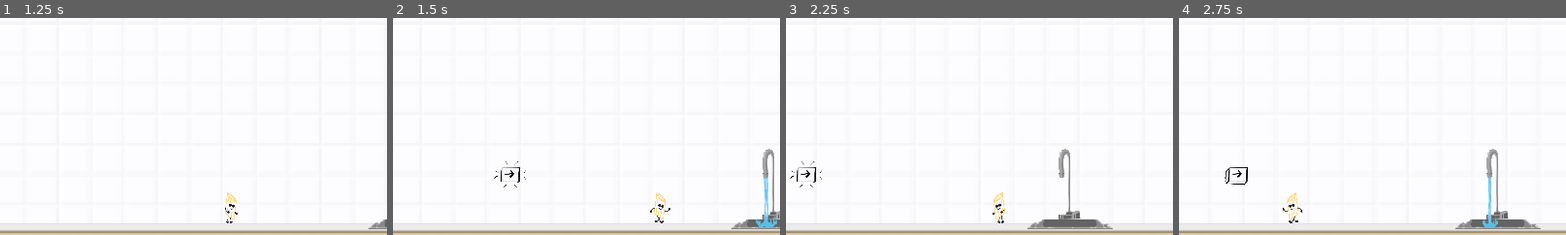
Above: before the commit, frames 1-4 (left to right).
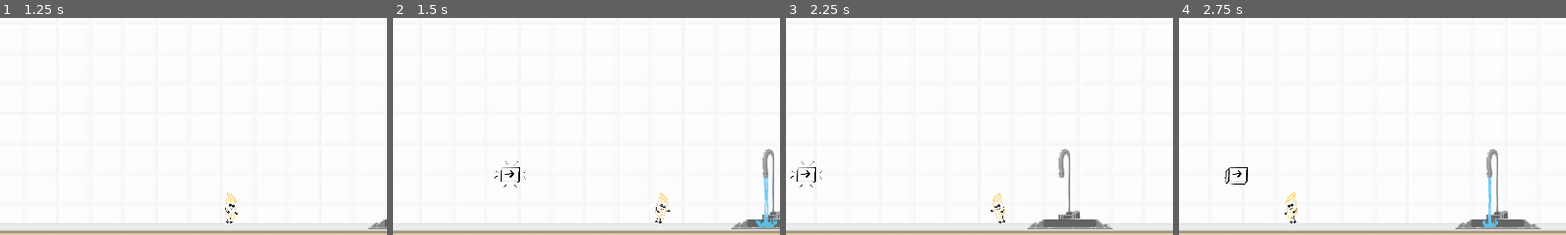
Above: after the commit, the same moments.

Repository: johannaeklundh/penneforyourlife
Game: Godot game, scene res://Assets/Scenes/IntroScene.tscn
Two runs of this game, one before a commit and one after it. Both use one fixed random seed, a clock stepped at 60 frames per second and the inputs below.
Inputs:
- Up to frame 1 (1.25 s): hold Right (move_right) from 0.53 s (still down); tap E (interact) at 0.6 s; tap Space (jump) at 0.77 s
- Up to frame 2 (1.5 s): keep holding Right (move_right); tap Enter at 1.25 s; tap E (interact) at 1.35 s
- Up to frame 3 (2.25 s): tap Space (jump) at 1.52 s; release Right (move_right) at 2.03 s; hold Left (move_left) from 2.03 s (still down); tap E (interact) at 2.1 s
- Up to frame 4 (2.75 s): keep holding Left (move_left)
The pictures show only the part of the screen within x 18-68%, y 23-73%; the shares and areas given below are measured in that part.

Frame 1 is identical in both runs. In frame 2, 0.3% of the frame differs, in the area x 66-72%, y 80-95%; in frame 3, 0.2%; in frame 4, 0.3%, in the area x 26-33%, y 80-95%.

Commit message:
pasta hit animation

Diff:
--- a/Assets/Scenes/Areas/area_1.gd
+++ b/Assets/Scenes/Areas/area_1.gd
@@ -65,7 +65,6 @@
 	if body.name == "Player":
 		call_deferred("_restart_scene")
 
-
 func show_hurt_overlay() -> void:
 	overlay.show()
 	overlay.modulate.a = 0.0
--- a/Assets/Scenes/Areas/area_1.tscn
+++ b/Assets/Scenes/Areas/area_1.tscn
@@ -228,7 +228,7 @@
 
 [node name="TileLayer" type="TileMapLayer" parent="TileMap"]
 use_parent_material = true
-tile_map_data = PackedByteArray("AABCAAIAAAABAAMAAABCAAEAAAA …(1855 unchanged characters)… ABAAMAAABDAAEAAAABAAIAAABDAAAAAAABAAEAAABLAAIAAAACAAMAAABLAAEAAAACAAIAAABLAAAAAAACAAEAAABKAAIAAAABAAMAAABKAAEAAAABAAIAAABKAAAAAAABAAEAAABJAAIAAAAAAAMAAABJAAEAAAAAAAIAAABJAAAAAAAAAAEAAAA=")
+tile_map_data = PackedByteArray("AABCAAIAAAABAAMAAABCAAEAAAA …(1855 unchanged characters)… ABAAMAAABDAAEAAAABAAIAAABDAAAAAAABAAEAAAA=")
 tile_set = ExtResource("2_6rwvx")
 
 [node name="Player" parent="." instance=ExtResource("2_3uyhe")]
@@ -458,7 +458,8 @@
 initial_velocity_max = 1000.0
 
 [node name="SpoonGoal" parent="." instance=ExtResource("21_u0xoj")]
-position = Vector2(1150, -18)
+z_index = -1
+position = Vector2(1109, -8)
 
 [connection signal="body_entered" from="Obstacle/Area2D" to="." method="_on_area_2d_body_entered"]
 [connection signal="body_entered" from="BoilingPot/Area2D" to="." method="_on_area_2d_body_entered"]
--- a/Assets/Scenes/obstacle_faucet.tscn
+++ b/Assets/Scenes/obstacle_faucet.tscn
@@ -45,7 +45,7 @@
 [node name="AnimatedSprite2D" type="AnimatedSprite2D" parent="."]
 sprite_frames = SubResource("SpriteFrames_ct3wt")
 autoplay = "default"
-frame_progress = 0.490793
+frame_progress = 0.214723
 
 [node name="FaucetCollision" type="CollisionShape2D" parent="."]
 position = Vector2(-50, -152.25)
--- a/Assets/Scenes/player.tscn
+++ b/Assets/Scenes/player.tscn
@@ -1,9 +1,18 @@
-[gd_scene load_steps=12 format=3 uid="uid://br4bmuwc5rwhj"]
+[gd_scene load_steps=15 format=3 uid="uid://br4bmuwc5rwhj"]
 
 [ext_resource type="Script" uid="uid://cy1cyiq3gmfsu" path="res://Assets/Scripts/player_controller.gd" id="1_7dd06"]
 [ext_resource type="Script" uid="uid://o414gm4wpvwf" path="res://Assets/Scripts/player_animator.gd" id="2_38rej"]
+[ext_resource type="Texture2D" uid="uid://dubsdsvu26sd4" path="res://Assets/Sprites/pastaHit.png" id="3_23lac"]
 [ext_resource type="Texture2D" uid="uid://ctexeaeea0nec" path="res://Assets/Sprites/pastaRun.png" id="4_23lac"]
 [ext_resource type="Texture2D" uid="uid://bbcvqm4df2n01" path="res://Assets/Sprites/pastaIdle.png" id="4_t1xgp"]
+
+[sub_resource type="AtlasTexture" id="AtlasTexture_ecf78"]
+atlas = ExtResource("3_23lac")
+region = Rect2(400, 0, 400, 560)
+
+[sub_resource type="AtlasTexture" id="AtlasTexture_vy5gb"]
+atlas = ExtResource("3_23lac")
+region = Rect2(800, 0, 400, 560)
 
 [sub_resource type="AtlasTexture" id="AtlasTexture_23lac"]
 atlas = ExtResource("4_t1xgp")
@@ -27,6 +36,20 @@
 
 [sub_resource type="SpriteFrames" id="SpriteFrames_c3tg1"]
 animations = [{
+"frames": [{
+"duration": 0.2,
+"texture": SubResource("AtlasTexture_ecf78")
+}, {
+"duration": 0.4,
+"texture": SubResource("AtlasTexture_vy5gb")
+}, {
+"duration": 0.2,
+"texture": SubResource("AtlasTexture_ecf78")
+}],
+"loop": false,
+"name": &"hit",
+"speed": 5.0
+}, {
 "frames": [{
 "duration": 6.0,
 "texture": SubResource("AtlasTexture_23lac")
@@ -71,8 +94,9 @@
 position = Vector2(2.27374e-13, -8)
 scale = Vector2(0.05, 0.05)
 sprite_frames = SubResource("SpriteFrames_c3tg1")
-animation = &"idle"
+animation = &"hit"
 autoplay = "idle"
+frame_progress = 0.160505
 
 [node name="CollisionShape2D" type="CollisionShape2D" parent="."]
 visible = false
--- a/Assets/Scenes/spoon_goal.tscn
+++ b/Assets/Scenes/spoon_goal.tscn
@@ -7,6 +7,7 @@
 height = 132.325
 
 [node name="SpoonGoal" type="Area2D"]
+scale = Vector2(0.6, 0.6)
 
 [node name="CollisionShape2D" type="CollisionShape2D" parent="."]
 rotation = -1.78896
--- a/Assets/Scripts/player_animator.gd
+++ b/Assets/Scripts/player_animator.gd
@@ -5,17 +5,31 @@
 @onready var sprite: AnimatedSprite2D = $AnimatedSprite2D
 
 var is_blinking := false
+var is_attacking := false
 
 func _process(_delta):
+
+	if is_attacking:
+		# Let the hit animation finish, don’t override
+		if not sprite.is_playing():
+			is_attacking = false
+		else:
+			return
+
 	if player_controller.direction == 1:
 		sprite.flip_h = false
 	elif player_controller.direction == -1:
 		sprite.flip_h = true
 
+
 	if abs(player_controller.velocity.x) > 0.0:
 		sprite.play("run")
 	else:
 		sprite.play("idle")
+
+func play_attack():
+	is_attacking = true
+	sprite.play("hit")
 
 func play_hurt():
 	if is_blinking:
--- a/Assets/Scripts/player_controller.gd
+++ b/Assets/Scripts/player_controller.gd
@@ -56,4 +56,9 @@
 	else:
 		velocity.x = move_toward(velocity.x, 0, speed * speed_multiplier)
 
+	if Input.is_action_just_pressed("interact"):
+		if has_node("PlayerAnimator"):
+			get_node("PlayerAnimator").play_attack()
+
+
 	move_and_slide()
Binary file added: Assets/Sprites/pastaHit.png
Not shown, added: Assets/Sprites/pastaHit.png.import
